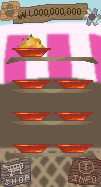
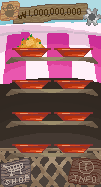
The second 101×187 image is a revision of the first. Changes to its layers:
showed "dish 복사" (1st of 4, in "dishgp" › "4") over [left=54, top=48, right=93, bottom=57]
hid "그룹 1" over [left=0, top=19, right=101, bottom=187]
removed layer "sunscreen" from group "bg" over [left=0, top=22, right=101, bottom=84]
removed layer "fence" from group "bg" over [left=0, top=148, right=101, bottom=187]
added group "set" with 5 layers in group "bg" over [left=0, top=19, right=101, bottom=187]
added layer "5" in group "set" over [left=0, top=22, right=101, bottom=187]
renamed "sky" to "bg", painted on it over [left=0, top=19, right=101, bottom=187]
removed layer "wall" from group "bg" over [left=0, top=40, right=101, bottom=187]
